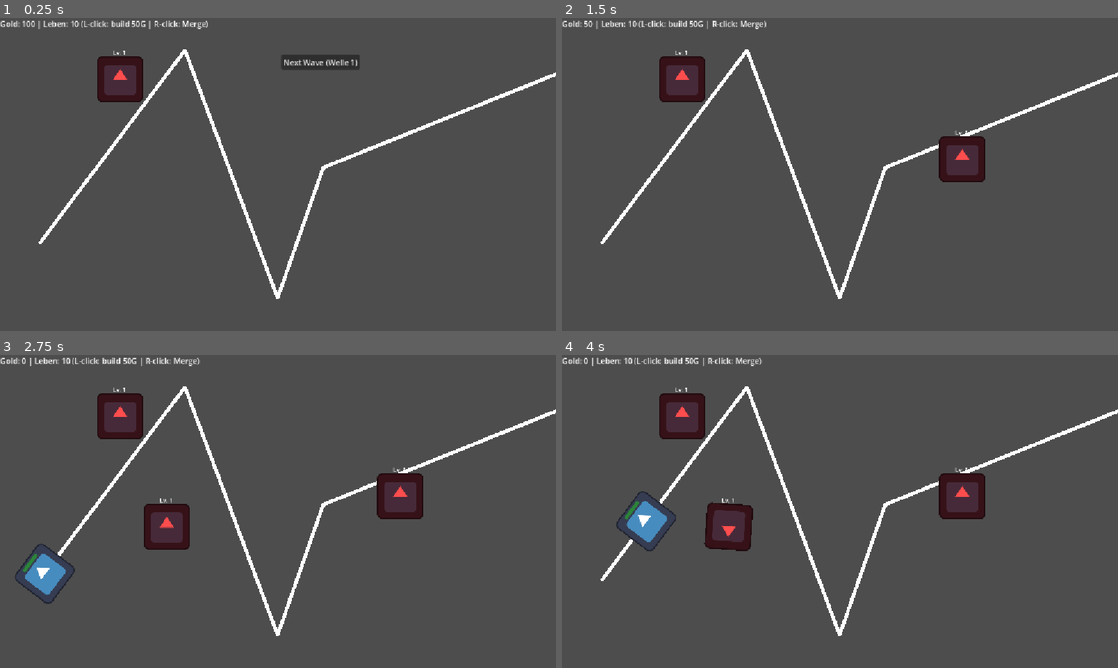
Above: before the commit, frames 1-4 (two rows, left to right).
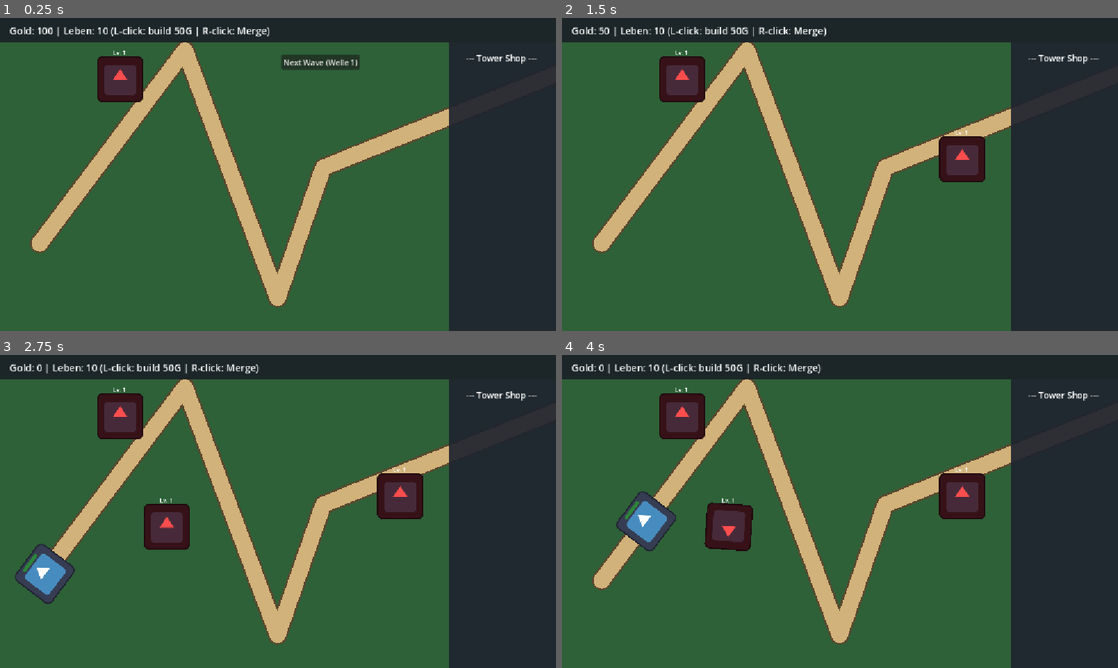
Above: after the commit, the same moments.

Repository: weisenburgerlinus-byte/Tower-Defense
Game: Godot game, scene res://main.tscn
Same seed, same stepped clock (60 frames per second), same inputs: the game is played once before the commit and once after it. The engine's default icon, where the game draws it, is replaced by a stand-in: a white triangle on a blue panel in a dark square.
Inputs (mouse positions are in pixels of both pictures, inside the frame that each line leads up to):
- Up to frame 1 (0.25 s): no input
- Up to frame 2 (1.5 s): click "Next Wave (Welle 1)" at 0.5 s; tap Enter at 1.25 s; move the mouse to (962, 158) at 1.27 s; click (962, 158) at 1.42 s
- Up to frame 3 (2.75 s): tap Space at 2 s; move the mouse to (166, 527) at 2.02 s; click (166, 527) at 2.17 s
- Up to frame 4 (4 s): move the mouse to (895, 442) at 2.77 s; click (895, 442) at 2.92 s; move the mouse to (812, 574) at 3.52 s; click (812, 574) at 3.67 s

The runs differ from the first frame. In frame 1, 98% of the frame differs, in the area x 0-100%, y 0-100%; in frame 2, 97%; in frame 3, 95%; in frame 4, 95%.

Commit message:
Tower Defense Commit 4
I started with the design like background or an shop area

Diff:
--- a/main.gd
+++ b/main.gd
@@ -9,13 +9,54 @@
 
 var towers: Array[Node2D] = []
 var selected_tower: Node2D = null
+var selected_build_type: int = 1
 
 @onready var stats_label: Label = $CanvasLayer/StatsLabel
+var restart_button: Button = null
+var message_label: Label = null
+var btn_tower_1: Button = null
+var btn_tower_2: Button = null #I'll add a sniper tower later
 
 func _ready() -> void:
+	RenderingServer.set_default_clear_color(Color(0.18, 0.38, 0.22))
 	if has_node("Tower"):
 		towers.append($Tower)
+	setup_ui_design()
 	update_ui()
+
+	#restart button
+	restart_button = Button.new()
+	restart_button.text = "GAME OVER! Click to restart"
+	restart_button.position = Vector2(400, 280)
+	restart_button.size = Vector2(320, 70)
+	restart_button.visible = false
+	restart_button.process_mode = Node.PROCESS_MODE_ALWAYS
+	restart_button.pressed.connect(_on_restart_pressed)
+	$CanvasLayer.add_child(restart_button)
+
+func setup_ui_design() -> void:
+	var top_bar = ColorRect.new()
+	top_bar.color = Color(0.1, 0.12, 0.15, 0.88)
+	top_bar.position = Vector2(0, 0)
+	top_bar.size = Vector2(1152, 50)
+	$CanvasLayer.add_child(top_bar)
+	$CanvasLayer.move_child(top_bar, 0)
+
+	stats_label.position = Vector2(20, 12)
+	stats_label.add_theme_font_size_override("font_size", 20)
+
+	var side_bar = ColorRect.new()
+	side_bar.color = Color(0.12, 0.14, 0.18, 0.92)
+	side_bar.position = Vector2(930, 50)
+	side_bar.size = Vector2(222, 598)
+	$CanvasLayer.add_child(side_bar)
+	$CanvasLayer.move_child(side_bar, 0)
+
+	var shop_title = Label.new()
+	shop_title.text = "--- Tower Shop ---"
+	shop_title.position = Vector2(965, 70)
+	shop_title.add_theme_font_size_override("font_size", 18)
+	$CanvasLayer.add_child(shop_title)
 
 func _unhandled_input(event: InputEvent) -> void:
 	# left click is building a tower at mouse position
@@ -95,7 +136,13 @@
 	update_ui()
 	if base_health <= 0:
 		print("GAME OVER!")
+		restart_button.text = "GAME OVER (Wave " + str($Path2D.current_wave) + ") - Restart"
+		restart_button.visible = true
 		get_tree().paused = true
 
 func update_ui() -> void:
 	stats_label.text = "Gold: "  + str(gold) + " | Leben: " +str(base_health) + " (L-click: build 50G | R-click: Merge)"
+
+func _on_restart_pressed() -> void:
+	get_tree().paused = false
+	get_tree().reload_current_scene()
--- a/path_2d.gd
+++ b/path_2d.gd
@@ -11,7 +11,23 @@
 @onready var next_wave_button: Button = $"../CanvasLayer/NextWaveButton"
 
 func _ready() -> void:
-	$Line2D.points = curve.get_baked_points()
+	if has_node("Line2D"):
+		$Line2D.points = curve.get_baked_points()
+		$Line2D.width = 44.0
+		$Line2D.default_color = Color(0.82, 0.70, 0.48)
+		$Line2D.joint_mode = Line2D.LINE_JOINT_ROUND
+		$Line2D.begin_cap_mode = Line2D.LINE_CAP_ROUND
+		$Line2D.end_cap_mode = Line2D.LINE_CAP_ROUND
+
+		var border = Line2D.new()
+		border.points = $Line2D.points
+		border.width  = 54.0
+		border.default_color = Color(0.35, 0.28, 0.18)
+		border.joint_mode = Line2D.LINE_JOINT_ROUND
+		border.begin_cap_mode = Line2D.LINE_CAP_ROUND
+		border.end_cap_mode = Line2D.LINE_CAP_ROUND
+		add_child(border)
+		move_child(border, 0)
 	spawn_timer.timeout.connect(_on_spawn_timer_timeout)
 	next_wave_button.pressed.connect(_on_next_wave_pressed)
 
